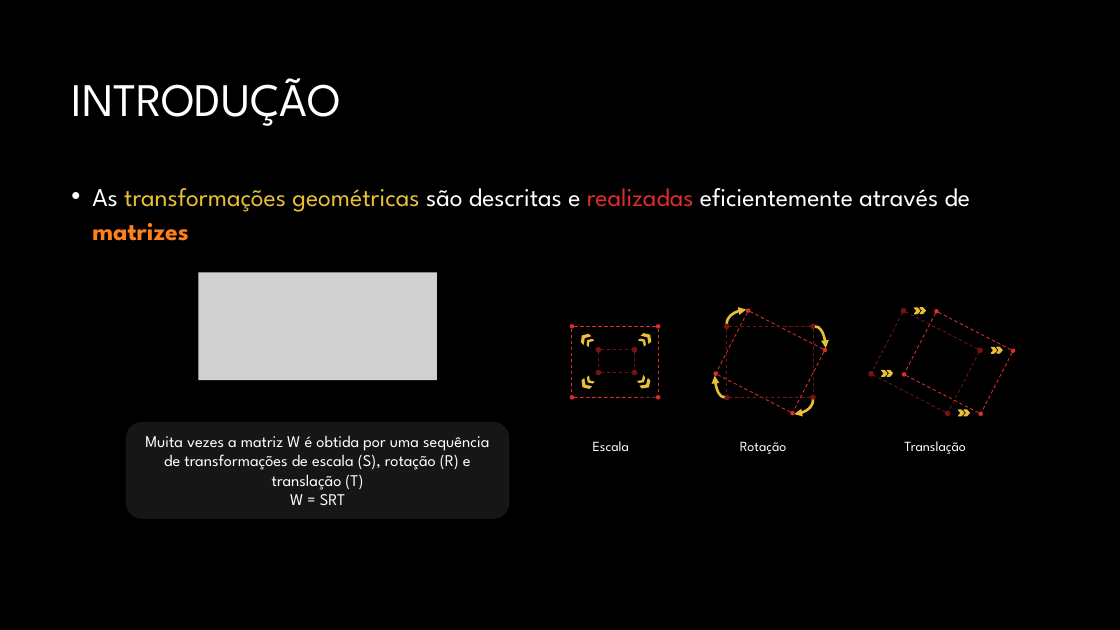
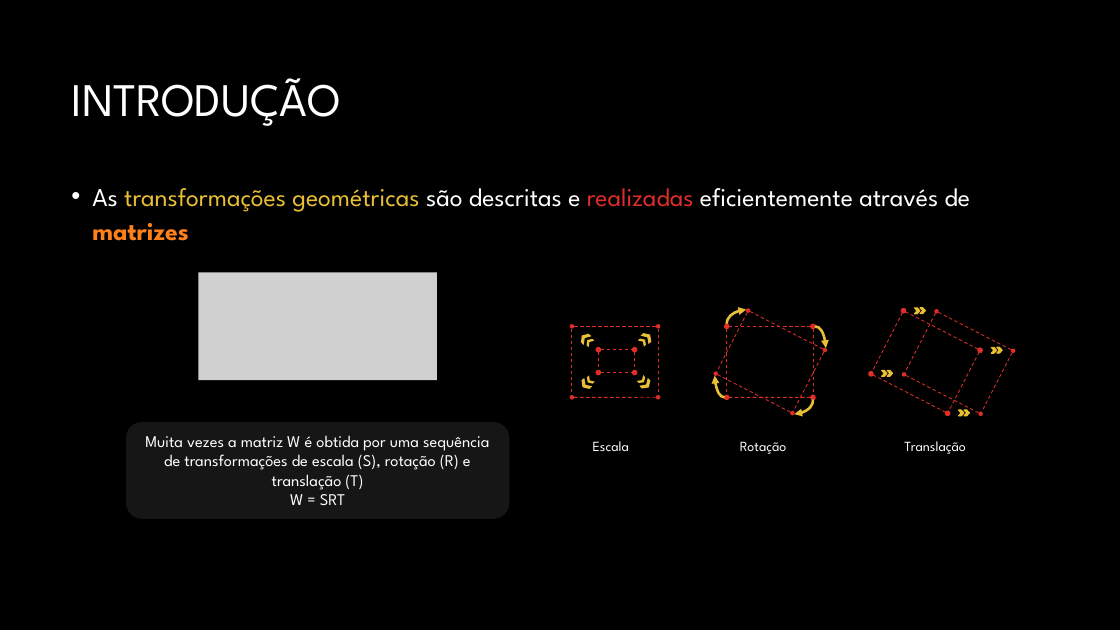
Before and after one commit to JudsonSS/CG, a slide deck: slide 3 of Slides/12. Transformações.pptx. Drawn at 1120x630 pixels with LibreOffice and Linux fonts; fonts in the diff are those of the drawing; grey boxes stand for pictures; background and template pictures are left out. Boxes give left, top, right and bottom in pixels: in the first picture for what was removed or moved away, otherwise in the second. Text is boxed around its words. In the diff, an @@ line names an element or a change of style, - is before the commit and + after.

```diff
--- a/Slides/12. Transformações.pptx
+++ b/Slides/12. Transformações.pptx
@@ line (727, 329) - (727, 395): stroke #721411 0.75 pt dashed to #DF2E28 0.75 pt dashed @@
@@ line (729, 327) - (811, 327): stroke #721411 0.75 pt dashed to #DF2E28 0.75 pt dashed @@
@@ line (813, 329) - (813, 395): stroke #721411 0.75 pt dashed to #DF2E28 0.75 pt dashed @@
@@ line (902, 313) - (872, 372): stroke #721411 0.75 pt dashed to #DF2E28 0.75 pt dashed @@
@@ line (906, 312) - (979, 350): stroke #721411 0.75 pt dashed to #DF2E28 0.75 pt dashed @@
@@ line (598, 352) - (598, 371): stroke #721411 0.75 pt dashed to #DF2E28 0.75 pt dashed @@
@@ line (601, 350) - (633, 350): stroke #721411 0.75 pt dashed to #DF2E28 0.75 pt dashed @@
@@ line (634, 352) - (634, 371): stroke #721411 0.75 pt dashed to #DF2E28 0.75 pt dashed @@
@@ line (980, 352) - (949, 412): stroke #721411 0.75 pt dashed to #DF2E28 0.75 pt dashed @@
@@ line (601, 372) - (633, 372): stroke #721411 0.75 pt dashed to #DF2E28 0.75 pt dashed @@
@@ line (873, 375) - (946, 413): stroke #721411 0.75 pt dashed to #DF2E28 0.75 pt dashed @@
@@ line (729, 397) - (811, 397): stroke #721411 0.75 pt dashed to #DF2E28 0.75 pt dashed @@
@@ fill #721411 to #DF2E28; outline #721411 1 pt to #DF2E28 1 pt in 12 elements at [597,348,601,352], [633,348,637,352], [597,371,601,375], [633,371,637,375], [725,324,729,329], [811,324,815,329], [725,395,729,399], [811,395,815,399], [901,308,906,313], [977,347,983,353], [868,371,874,376], [945,410,951,416] @@
```
Also in this commit, not shown: 3 other slides changed.
